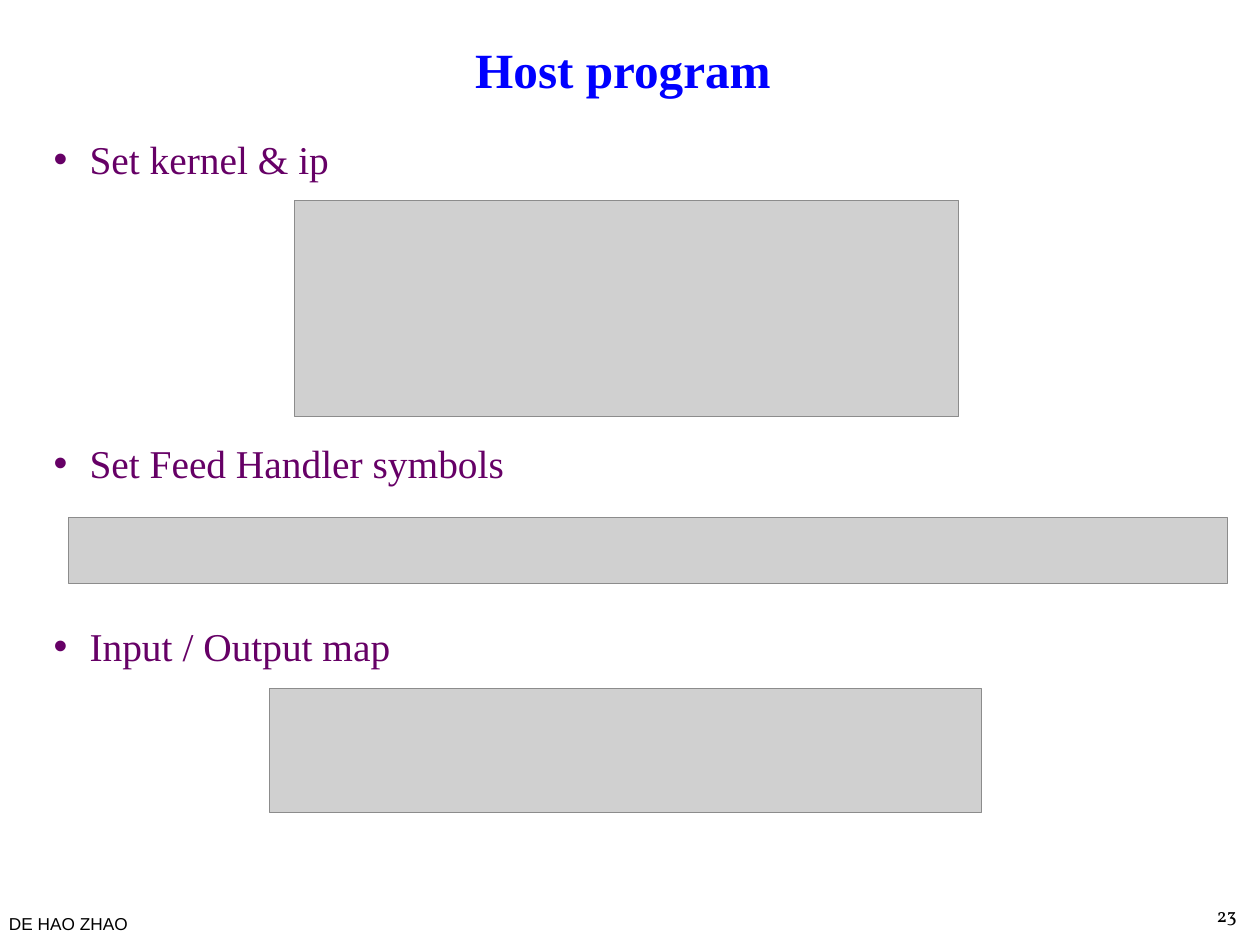
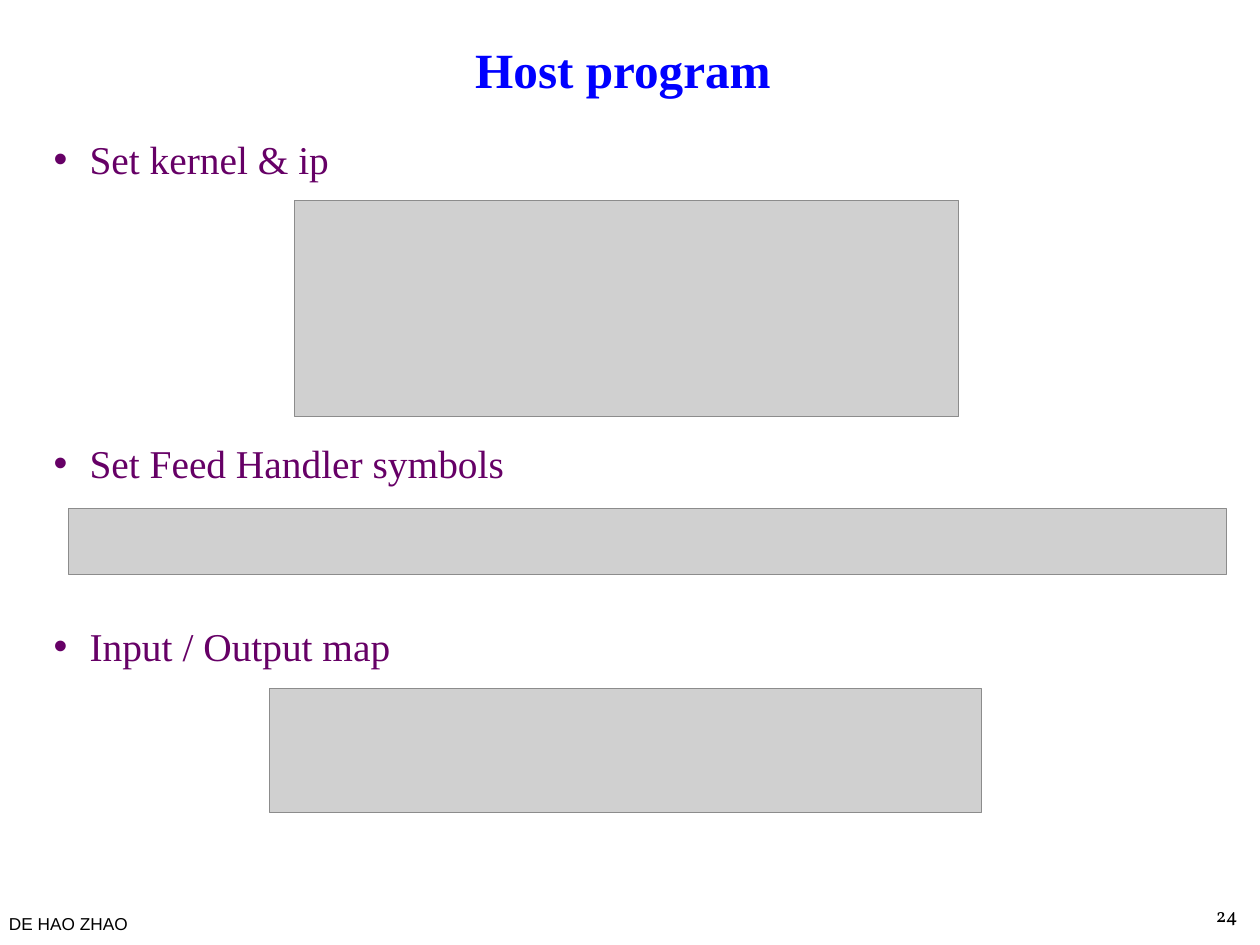
Before and after one commit to bol-edu/course-lab_aat, a slide deck: slide 24 of lecture/AAT.pptx (slide 23 before the commit). Drawn at 1260x945 pixels with LibreOffice and Linux fonts; fonts in the diff are those of the drawing; grey boxes stand for pictures; background and template pictures are left out. Boxes give left, top, right and bottom in pixels: in the first picture for what was removed or moved away, otherwise in the second. Text is boxed around its words. In the diff, an @@ line names an element or a change of style, - is before the commit and + after.

```diff
--- a/lecture/AAT.pptx
+++ b/lecture/AAT.pptx
@@ picture: place and size @@
-picture at [69, 518, 1227, 584]
+picture at [68, 509, 1226, 574]
@@ page number at [1216, 912, 1238, 925]: text changed @@
-23
+24
```
Also in this commit, not shown: 4 other slides changed, 3 slides added, 1 slide removed.
